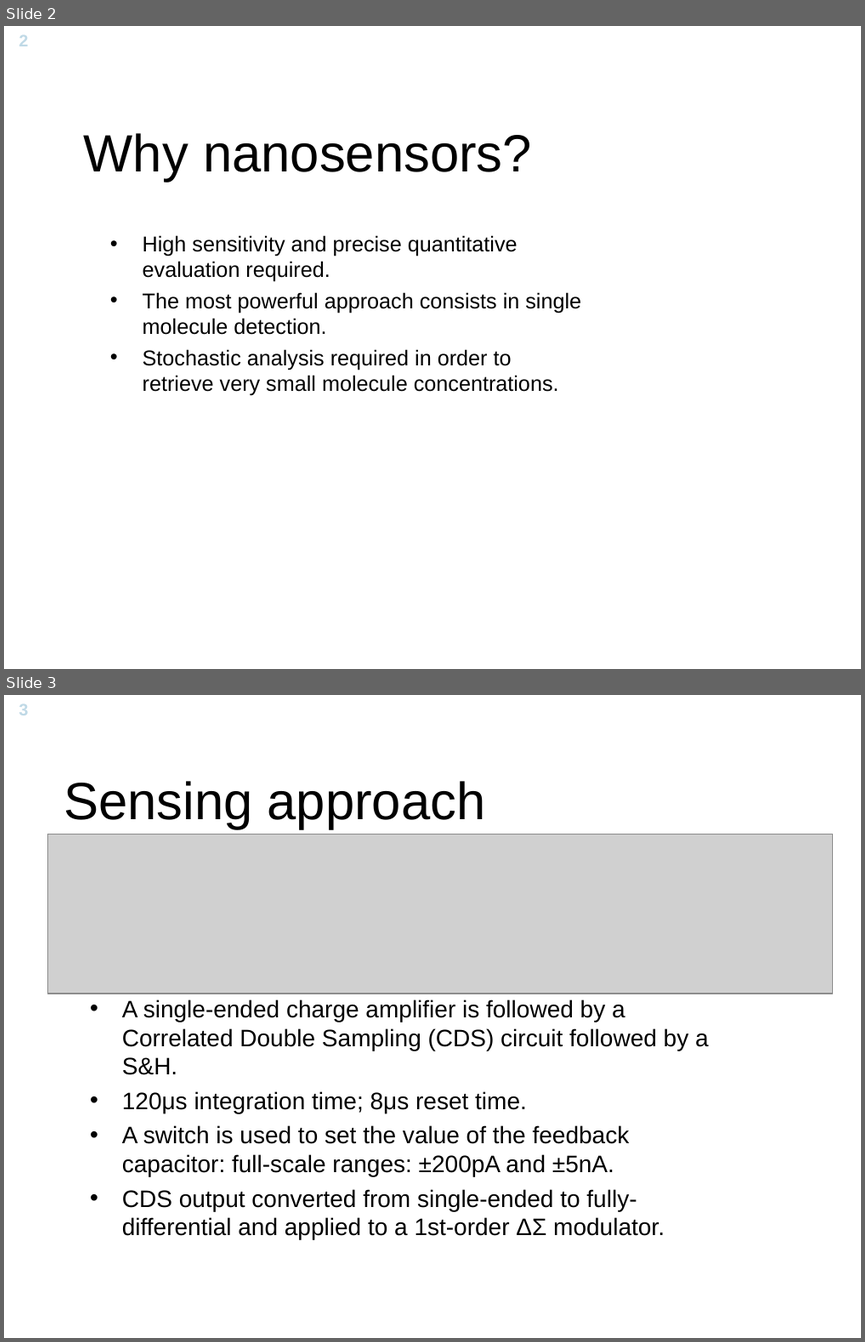
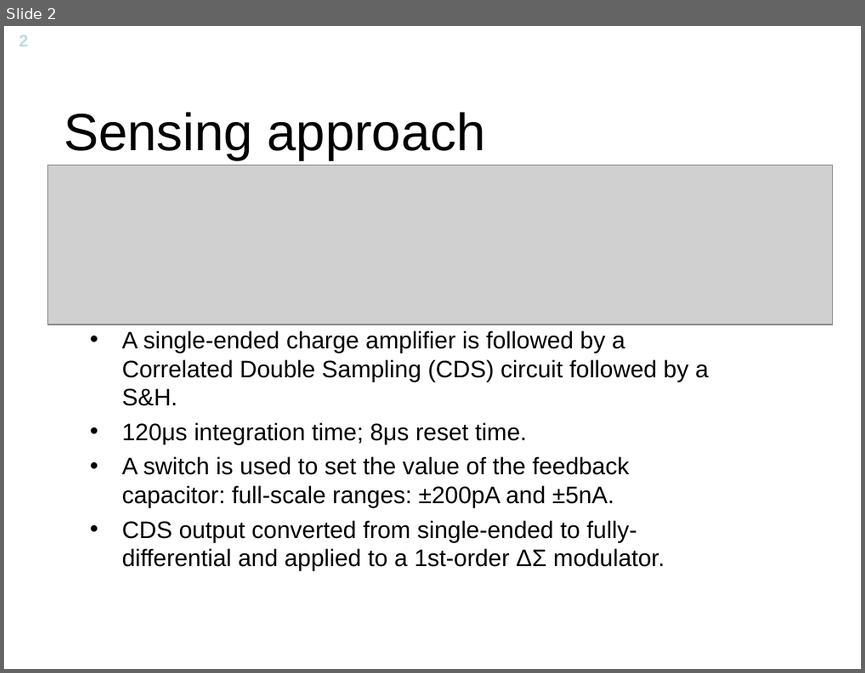
Before and after one commit to Yuav/solcelle, a slide deck: A Sub-pA delta-sigma Current Amplifier for Single-Molecule Nanosesnsors.ppt. Shown one above the other, each under a label of ours: slides 2 and 3 before the commit, slide 2 after it. The pictures are 865x1342 and 865x673 pixels, drawn with LibreOffice and Linux fonts; fonts in the diff are those of the drawing; grey boxes stand for pictures; background and template pictures are left out. Boxes give left, top, right and bottom in pixels: in the first picture for what was removed or moved away, otherwise in the second. Text is boxed around its words. In the diff, an @@ line names an element or a change of style, - is before the commit and + after.

```diff
--- a/A Sub-pA delta-sigma Current Amplifier for Single-Molecule Nanosesnsors.ppt
+++ b/A Sub-pA delta-sigma Current Amplifier for Single-Molecule Nanosesnsors.ppt
@@ slide 2 removed at box(4, 26, 861, 669), background picture (left out); not listed: 1 template element that a slide beside it also shows @@
@@ text removed at box(84, 133, 532, 182) @@
-Why nanosensors?
@@ text removed at box(143, 235, 581, 396) @@
-• High sensitivity and precise quantitative evaluation required.
-• The most powerful approach consists in single molecule detection.
-• Stochastic analysis required in order to retrieve very small molecule concentrations.
@@ what was slide 3 is now slide 2 @@
@@ page number at box(19, 34, 29, 46): text changed @@
-3
+2
```
Also in this commit, not shown: 2 slides changed, 6 slides added.
